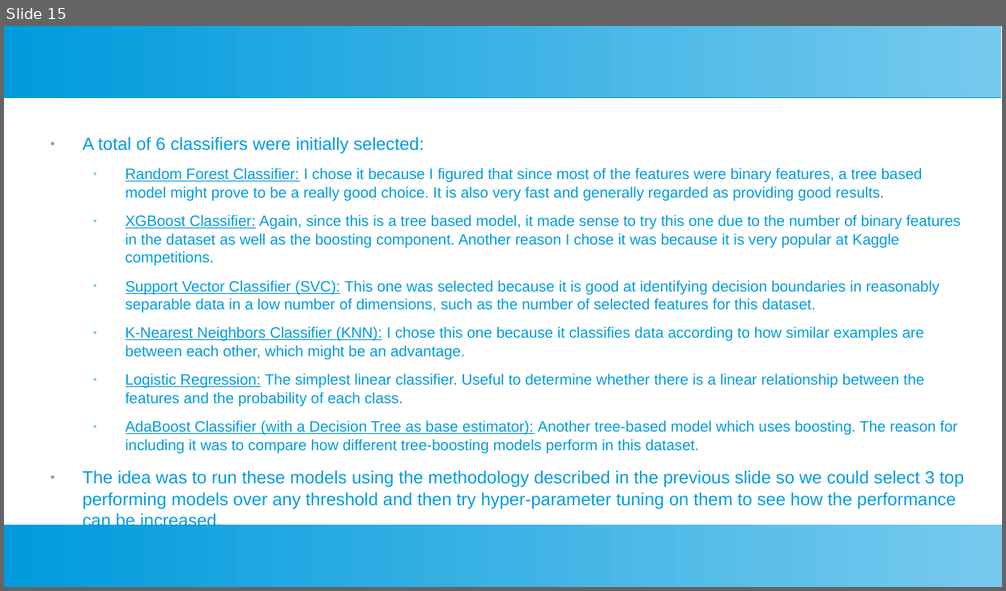
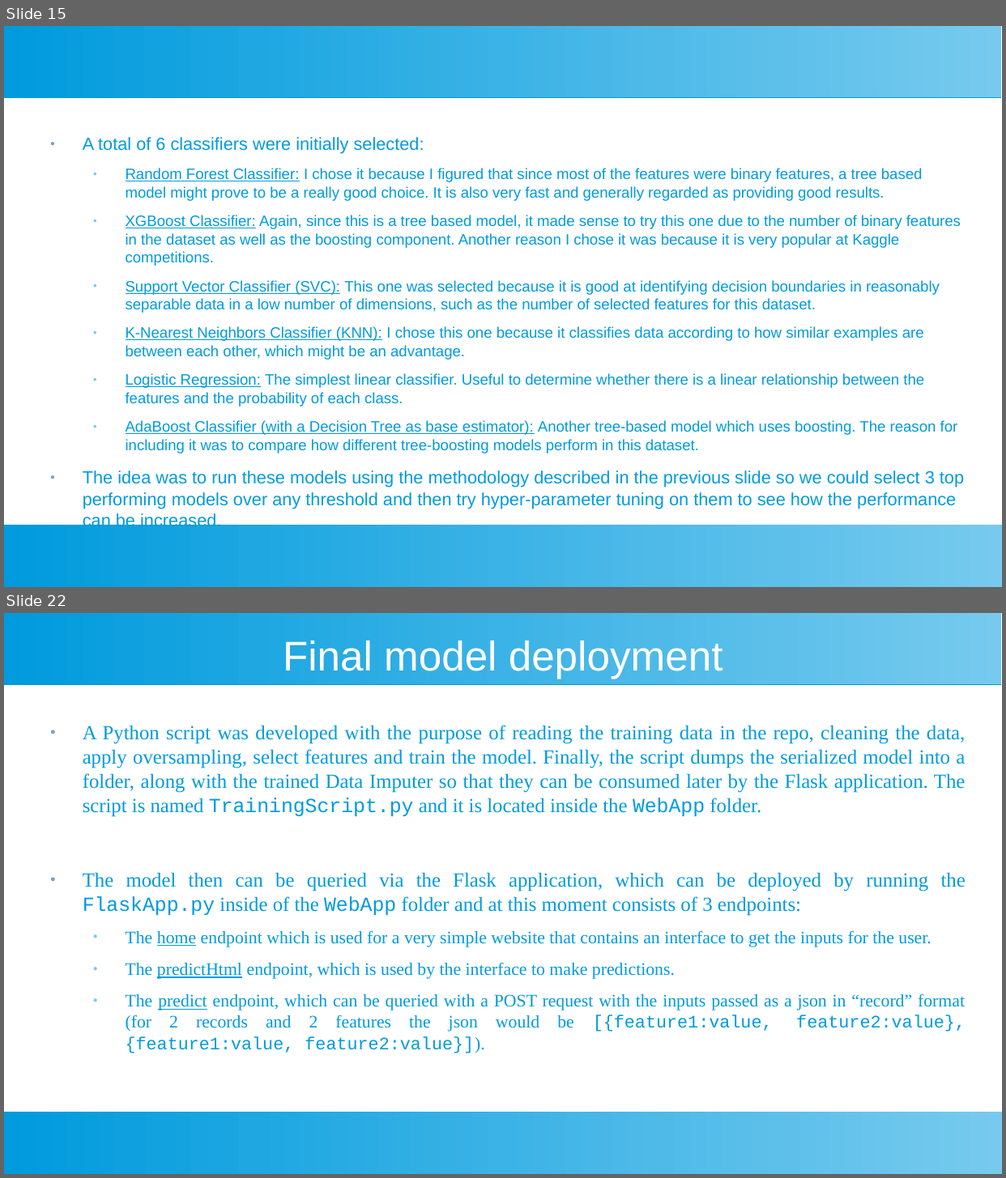
Before and after one commit to Sir-Slade/covid_prediction_project, a slide deck: Covid_Predictor_Report.odp. Shown one above the other, each under a label of ours: slide 15 before the commit, slides 15 and 22 after it; the slides between them are not shown. The pictures are 1006x591 and 1006x1178 pixels, drawn with LibreOffice and Linux fonts; fonts in the diff are those of the drawing. Boxes give left, top, right and bottom in pixels: in the first picture for what was removed or moved away, otherwise in the second. Text is boxed around its words. In the diff, an @@ line names an element or a change of style, - is before the commit and + after.

```diff
--- a/Covid_Predictor_Report.odp
+++ b/Covid_Predictor_Report.odp
@@ slide 22 added at (4, 613, 1002, 1174), background #FFFFFF; not listed: 2 template elements that a slide beside it also shows @@
@@ title added at (283, 641, 723, 679), 33 pt, text #FFFFFF @@
+Final model deployment
@@ text added at (83, 725, 965, 1054), 16 pt, text #009BDD @@
+● A Python script was developed with the purpose of reading the training data in the repo, cleaning the data, apply oversampling, select features and train the model. Finally, the script dumps the serialized model into a folder, along with the trained Data Imputer so that they can be consumed later by the Flask application. The script is named TrainingScript.py and it is located inside the WebApp folder.
+● The model then can be queried via the Flask application, which can be deployed by running the FlaskApp.py inside of the WebApp folder and at this moment consists of 3 endpoints:
+  ● The home endpoint which is used for a very simple website that contains an interface to get the inputs for the user.
+  ● The predictHtml endpoint, which is used by the interface to make predictions.
+  ● The predict endpoint, which can be queried with a POST request with the inputs passed as a json in “record” format (for 2 records and 2 features the json would be [{feature1:value, feature2:value},{feature1:value, feature2:value}]).
```
Also in this commit, not shown: 1 slide changed, 7 other slides added, 2 slides removed.
